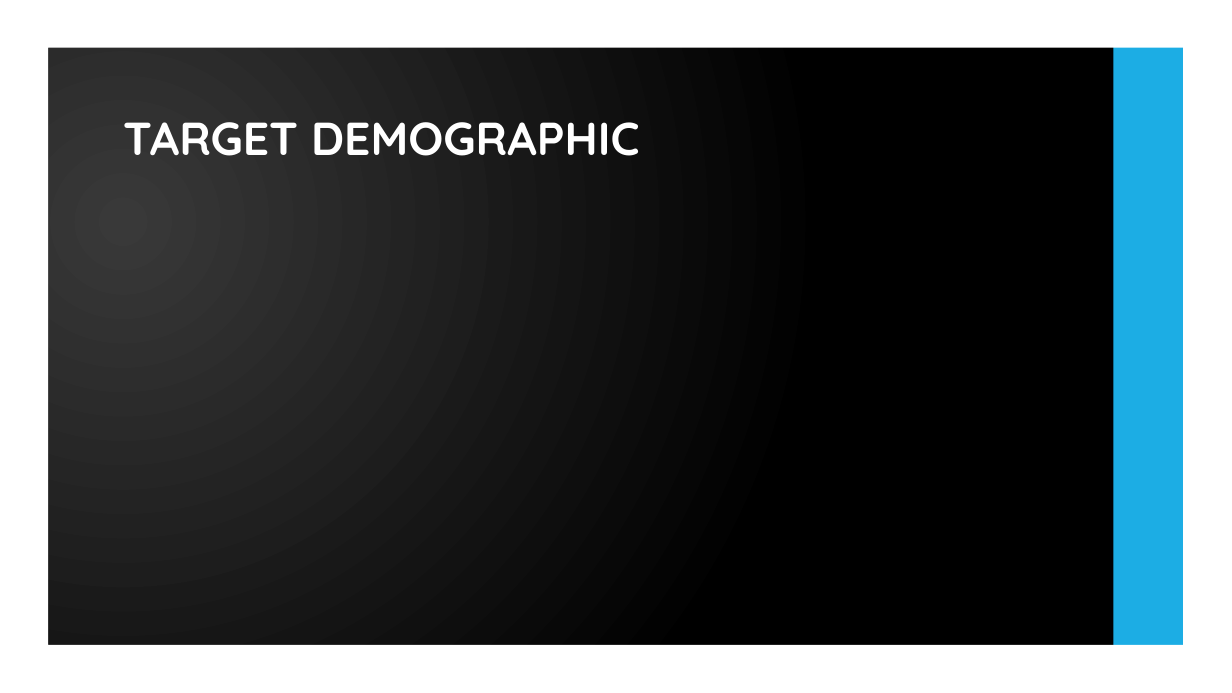
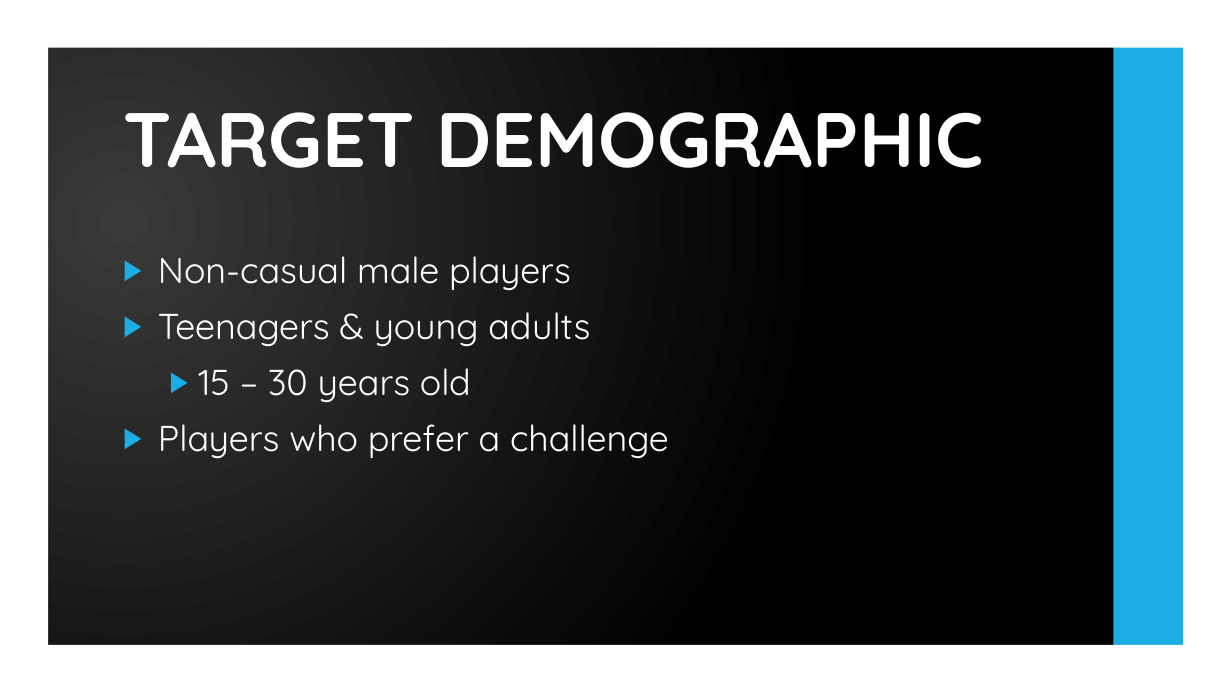
Before and after one commit to UoSGroupProjects1819/mgp-team-7, a slide deck: slide 3 of Demo Presentation/Demo Presentation.pptx. Drawn at 1232x693 pixels with LibreOffice and Linux fonts; fonts in the diff are those of the drawing; background and template pictures are left out. Boxes give left, top, right and bottom in pixels: in the first picture for what was removed or moved away, otherwise in the second. Text is boxed around its words. In the diff, an @@ line names an element or a change of style, - is before the commit and + after.

```diff
--- a/Demo Presentation/Demo Presentation.pptx
+++ b/Demo Presentation/Demo Presentation.pptx
@@ title "TARGET DEMOGRAPHIC" at <box>123,112,984,168</box>: size 36 to 60 pt @@
@@ text added at <box>158,256,669,458</box>, 28 pt, text #FFFFFF @@
+▶ Non-casual male players
+▶ Teenagers & young adults
+  ▶ 15 – 30 years old
+▶ Players who prefer a challenge
```
Also in this commit, not shown: 1 other slide changed, 1 slide removed.
